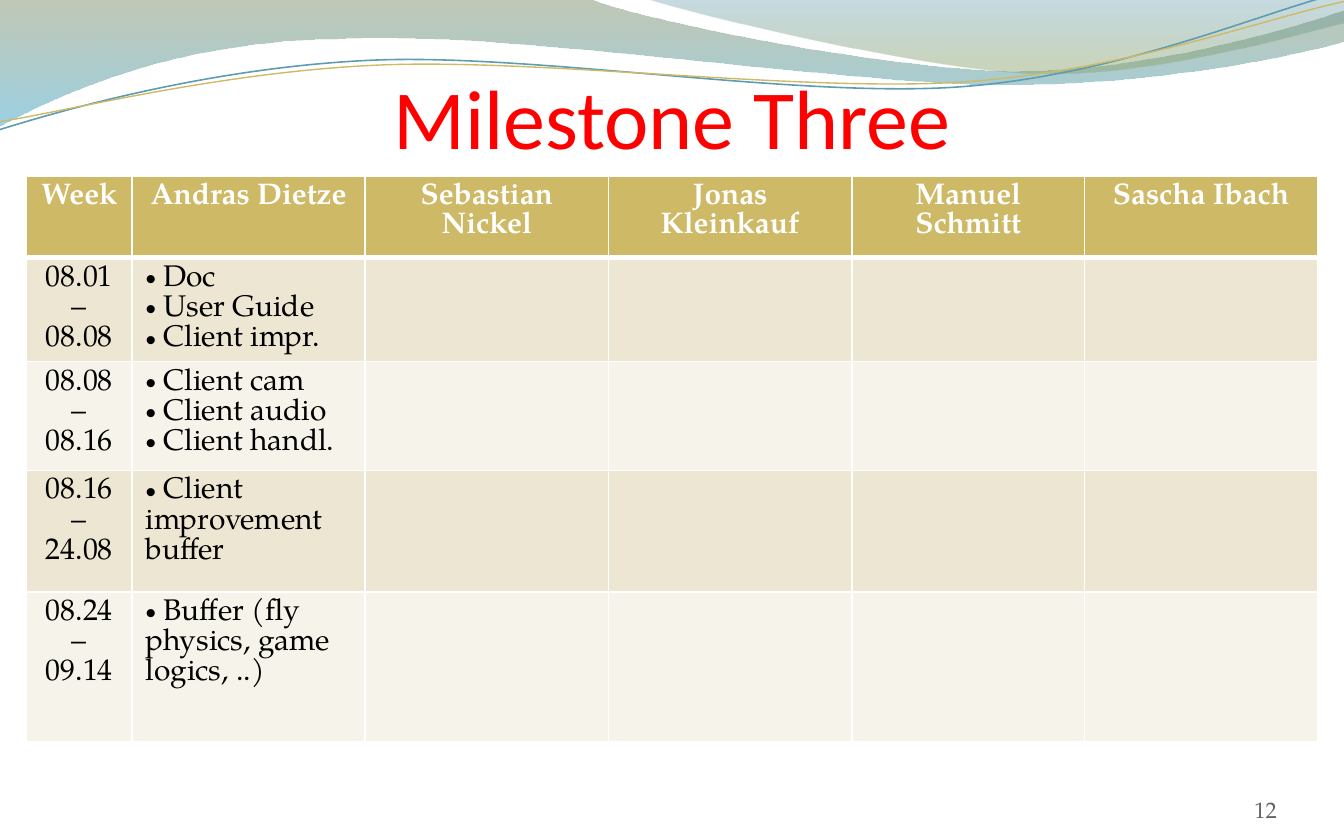
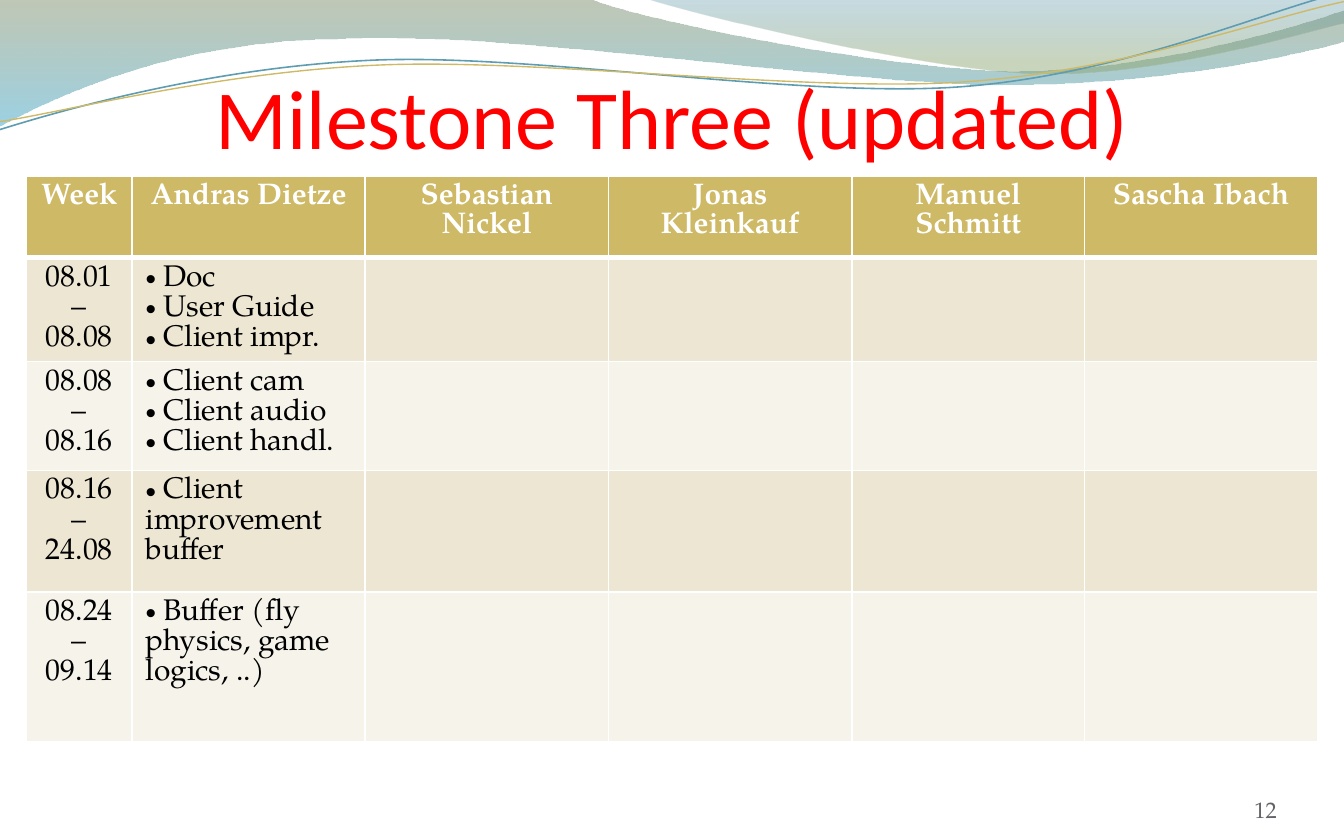
Before and after one commit to andreasdietze/Rift-WingsuitV2, a slide deck: slide 12 of Präsentationen/Zwischenpräsentation 16.06/Project proposal update 06.16 - Rift Wingsuit V2.pptx. Drawn at 1344x840 pixels with LibreOffice and Linux fonts; fonts in the diff are those of the drawing; background and template pictures are left out. Boxes give left, top, right and bottom in pixels: in the first picture for what was removed or moved away, otherwise in the second. Text is boxed around its words. In the diff, an @@ line names an element or a change of style, - is before the commit and + after.

Commit message:
presentation update

```diff
--- a/Präsentationen/Zwischenpräsentation 16.06/Project proposal update 06.16 - Rift Wingsuit V2.pptx
+++ b/Präsentationen/Zwischenpräsentation 16.06/Project proposal update 06.16 - Rift Wingsuit V2.pptx
@@ title at bbox=[216, 79, 1128, 163]: text changed @@
-Milestone Three
+Milestone Three (updated)
```
Also in this commit, not shown: 5 other slides changed.
